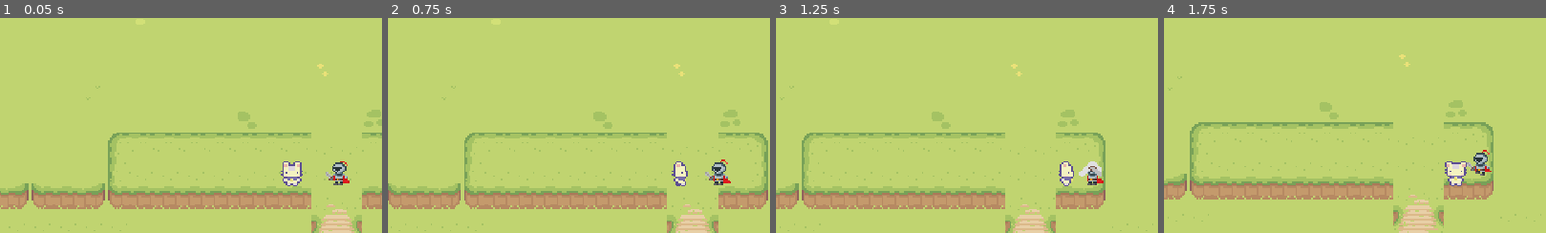
Above: before the commit, frames 1-4 (left to right).
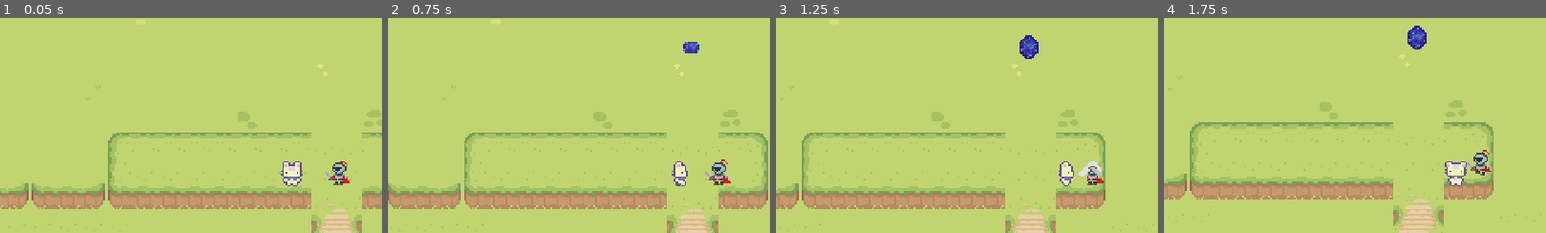
Above: after the commit, the same moments.

Repository: rockgem/GamesFleadh24
Game: Godot game, scene res://Level/game_level.tscn
The game is run twice, just before and just after one commit, with the same random seed, the same clock (stepped at 60 frames per second) and the same inputs.
Inputs (mouse positions are % of the whole screen's width and height, from its top left):
- Up to frame 1 (0.05 s): no input
- Up to frame 2 (0.75 s): tap Enter at 0.5 s; move the mouse to (72, 45) at 0.52 s; press the mouse at (72, 45) at 0.53 s; hold D (right) from 0.53 s (still down)
- Up to frame 3 (1.25 s): keep holding D (right)
- Up to frame 4 (1.75 s): move the mouse to (30, 55) at 1.27 s; release D (right) at 1.28 s; release the mouse at (30, 55) at 1.28 s; hold S (down) from 1.28 s (still down); tap Space (space) at 1.35 s
The pictures show only the part of the screen within x 12-62%, y 14-64%; the shares and areas given below are measured in that part.

Frame 1 is identical in both runs. In frame 2, 0.2% of the frame differs, in the area x 77-82%, y 11-17%; in frame 3, 0.4%, in the area x 63-69%, y 8-20%; in frame 4, 0.4%.

Commit message:
Portal and skeleton bug shouldnt happen even if portal is open now

Diff:
--- a/Characters/Enemies/skeleton.gd
+++ b/Characters/Enemies/skeleton.gd
@@ -23,6 +23,6 @@
 	else:
 		state_machine.travel("Idle")
 
-func _on_area_2d_body_entered(body:PhysicsBody2D):
+func _on_area_2d_body_entered(body:CharacterBody2D):
 	player = body
 	chase = true
--- a/Portal.gd
+++ b/Portal.gd
@@ -4,7 +4,7 @@
 @onready var state_machine = animation_tree.get("parameters/playback")
 
 var entered = false
-var complete = false
+var complete = true
 
 func _on_body_entered(body:PhysicsBody2D):
 	print("Entered")
@@ -17,6 +17,7 @@
 func _process(delta):
 		state_machine.travel("Idle")
 		if complete == true:
+			state_machine.travel("Arriving")
 			if entered == true:
 				if Input.is_action_just_pressed("use"):
 					print("I READ THE FUCKING INPUT DIPSHIT")
